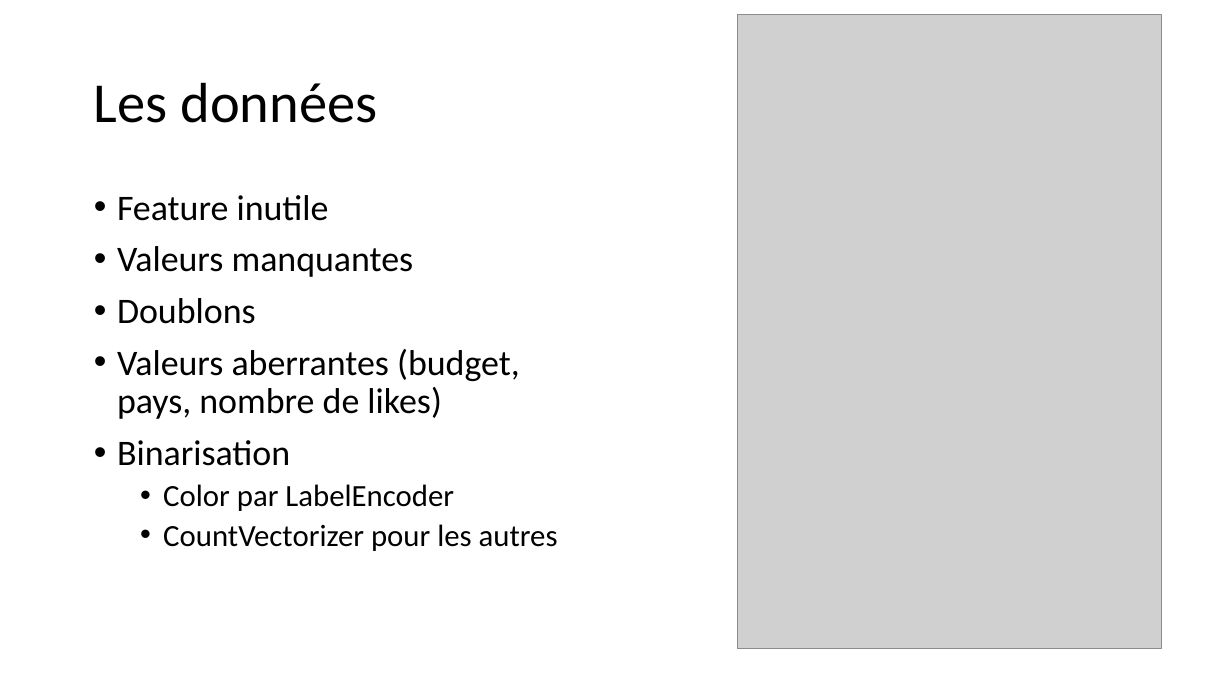
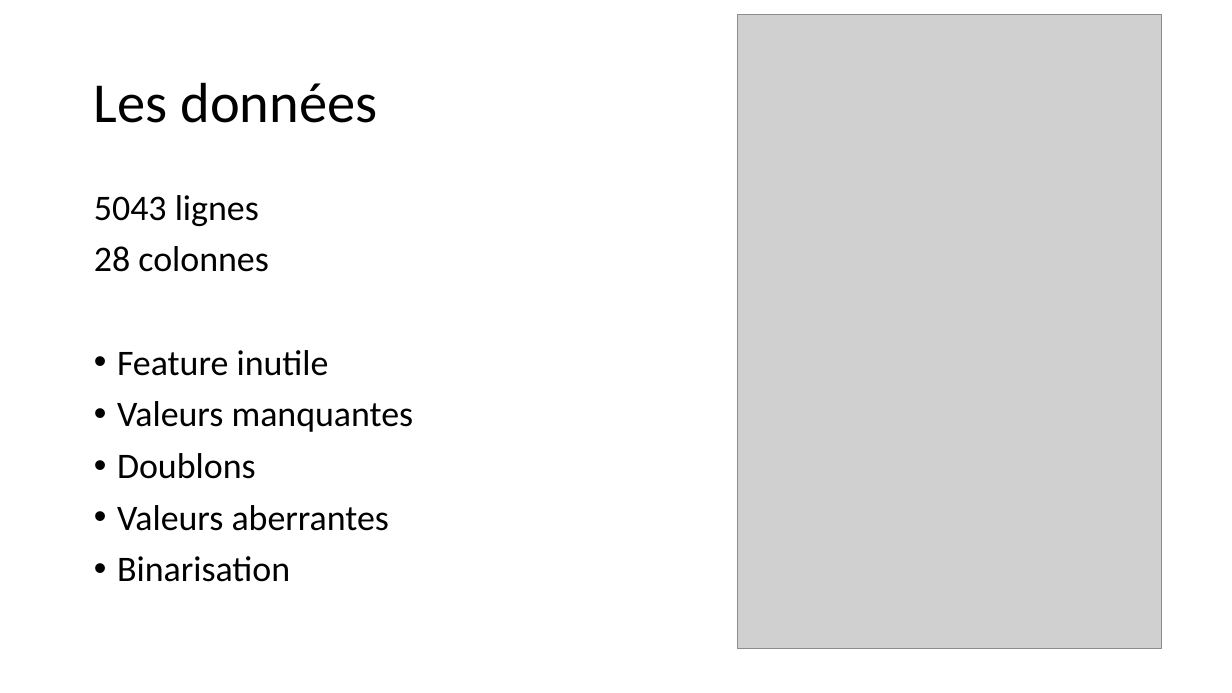
Before and after one commit to morganscao/Projet3, a slide deck: slide 4 of Rapport/Moteur de recommandations de films.pptx. Drawn at 1232x693 pixels with LibreOffice and Linux fonts; fonts in the diff are those of the drawing; grey boxes stand for pictures. Boxes give left, top, right and bottom in pixels: in the first picture for what was removed or moved away, otherwise in the second. Text is boxed around its words. In the diff, an @@ line names an element or a change of style, - is before the commit and + after.

```diff
--- a/Rapport/Moteur de recommandations de films.pptx
+++ b/Rapport/Moteur de recommandations de films.pptx
@@ text at box(94, 195, 269, 272): paragraphs added @@
+5043 lignes
+28 colonnes
@@ text at box(117, 505, 389, 531): text changed @@
-• Valeurs aberrantes (budget, pays, nombre de likes)
+• Valeurs aberrantes
@@ text at box(163, 484, 558, 551): paragraphs removed @@
-  • Color par LabelEncoder
-  • CountVectorizer pour les autres
```
Also in this commit, not shown: 10 other slides changed, 2 slides added, 1 other file.
